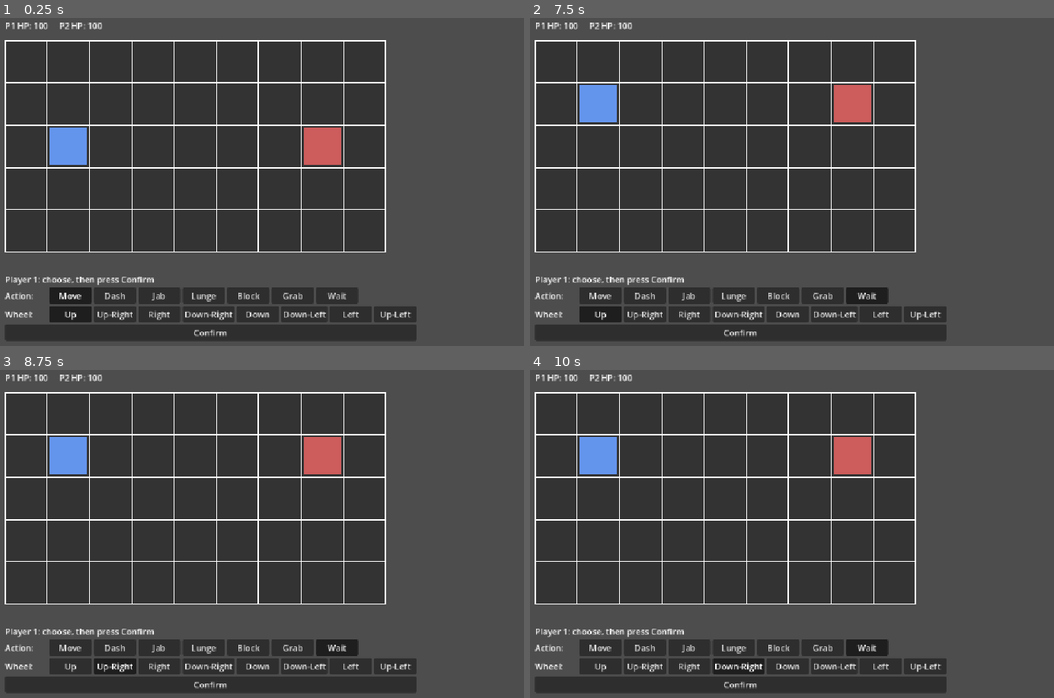
Above: before the commit, frames 1-4 (two rows, left to right).
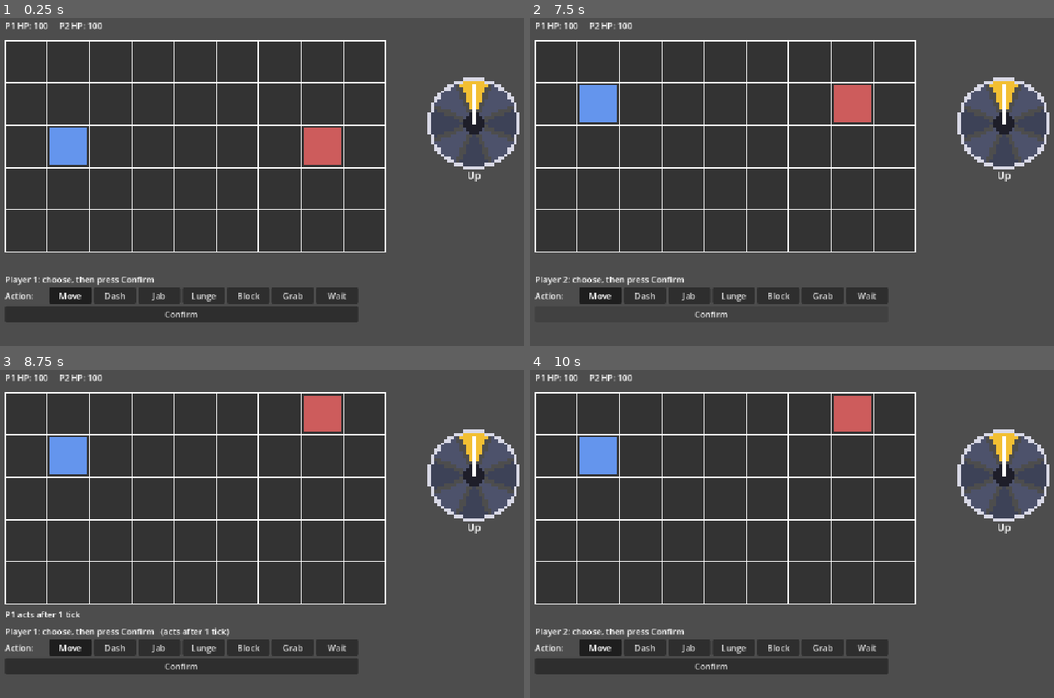
Above: after the commit, the same moments.

Repository: chunaa44/StrategyFighter
Game: Godot game, scene res://scenes/main.tscn
Same seed, same stepped clock (60 frames per second), same inputs: the game is played once before the commit and once after it.
Inputs (mouse positions are in pixels of both pictures, inside the frame that each line leads up to):
- Up to frame 1 (0.25 s): no input
- Up to frame 2 (7.5 s): click "Confirm" at 0.5 s; click "Confirm" at 1.25 s; click "Move" at 2 s; click "Dash" at 2.75 s; click "Jab" at 3.5 s; click "Lunge" at 4.25 s; click "Block" at 5 s; click "Grab" at 5.75 s; click "Wait" at 6.5 s; click (598, 313) at 7.25 s, where only the run before the commit has a clickable "Up"
- Up to frame 3 (8.75 s): click (115, 665) at 8 s, where only the run before the commit has a clickable "Up-Right"
- Up to frame 4 (10 s): click (687, 665) at 8.75 s, where only the run before the commit has a clickable "Right"; click (739, 665) at 9.5 s, where only the run before the commit has a clickable "Down-Right"

The runs differ from the first frame. In frame 1, 7.8% of the frame differs, in the area x 0-100%, y 18-99%; in frame 2, 7.7%; in frame 3, 9.7%, in the area x 0-100%, y 7-99%; in frame 4, 9.4%.

Commit message:
Add pixel direction wheel.

Diff:
--- /dev/null
+++ b/scripts/direction_wheel.gd
@@ -0,0 +1,131 @@
+extends Control
+
+# one wheel cell is drawn as a PIXEL x PIXEL square
+const RADIUS = 14
+const PIXEL = 6
+const DEAD_ZONE = 3.5
+const GAP = 0.7
+const LABEL_HEIGHT = 28
+const LABEL_SIZE = 18
+
+const COLOR_RING = Color(0.85, 0.85, 0.9)
+const COLOR_CENTER = Color(0.12, 0.12, 0.16)
+const COLOR_SECTOR_A = Color(0.24, 0.26, 0.34)
+const COLOR_SECTOR_B = Color(0.3, 0.32, 0.42)
+const COLOR_HOVER = Color(0.45, 0.55, 0.8)
+const COLOR_SELECTED = Color(0.95, 0.75, 0.2)
+const COLOR_NEEDLE = Color(1.0, 1.0, 1.0)
+
+var selected = 0
+var hover = -1
+
+
+func _ready():
+	var cells = RADIUS * 2 + 1
+	custom_minimum_size = Vector2(cells * PIXEL, cells * PIXEL + LABEL_HEIGHT)
+	size = custom_minimum_size
+	mouse_exited.connect(on_mouse_exited)
+
+
+func select(index):
+	selected = index
+	queue_redraw()
+
+
+func get_direction_name():
+	return Actions.DIRECTION_NAMES[selected]
+
+
+func _gui_input(event):
+	if event is InputEventMouseButton:
+		if event.button_index == MOUSE_BUTTON_LEFT and event.pressed:
+			pick_at(event.position)
+	elif event is InputEventMouseMotion:
+		hover = sector_at(event.position)
+		if event.button_mask & MOUSE_BUTTON_MASK_LEFT:
+			pick_at(event.position)
+		queue_redraw()
+
+
+func on_mouse_exited():
+	hover = -1
+	queue_redraw()
+
+
+func pick_at(pixel_position):
+	var index = sector_at(pixel_position)
+	if index != -1:
+		selected = index
+		queue_redraw()
+
+
+# -1 when the point is outside the wheel or on the dead centre
+func sector_at(pixel_position):
+	var middle = Vector2(RADIUS + 0.5, RADIUS + 0.5) * PIXEL
+	var offset = (pixel_position - middle) / PIXEL
+	var dist = offset.length()
+	if dist > RADIUS + 0.5 or dist < DEAD_ZONE:
+		return -1
+	return sector_of_offset(offset)
+
+
+# sectors start at Up and go clockwise, same order as Actions.DIRECTION_NAMES
+func sector_of_offset(offset):
+	var f = atan2(offset.x, -offset.y) / (PI / 4.0)
+	return posmod(roundi(f), 8)
+
+
+# cells on the line from the centre towards the selected direction
+func needle_cells():
+	var cells = {}
+	var direction = Actions.DIRECTION_VECTORS[selected]
+	for step in range(0, RADIUS):
+		var cell = direction * step
+		if Vector2(cell).length() > RADIUS - 1.5:
+			break
+		cells[cell] = true
+	return cells
+
+
+# null means the cell is left empty
+func cell_color(offset, dist, needle):
+	if dist > RADIUS - 0.5:
+		return COLOR_RING
+	if needle.has(Vector2i(offset)):
+		return COLOR_NEEDLE
+	if dist < DEAD_ZONE:
+		return COLOR_CENTER
+
+	var f = atan2(offset.x, -offset.y) / (PI / 4.0)
+	var edge_distance = (0.5 - absf(f - roundf(f))) * (PI / 4.0) * dist
+	if edge_distance < GAP:
+		return null
+
+	var index = posmod(roundi(f), 8)
+	if index == selected:
+		return COLOR_SELECTED
+	if index == hover:
+		return COLOR_HOVER
+	if index % 2 == 0:
+		return COLOR_SECTOR_A
+	return COLOR_SECTOR_B
+
+
+func _draw():
+	var cells = RADIUS * 2 + 1
+	var needle = needle_cells()
+
+	for cy in range(cells):
+		for cx in range(cells):
+			var offset = Vector2(cx - RADIUS, cy - RADIUS)
+			var dist = offset.length()
+			if dist > RADIUS + 0.5:
+				continue
+			var color = cell_color(offset, dist, needle)
+			if color == null:
+				continue
+			draw_rect(Rect2(Vector2(cx, cy) * PIXEL, Vector2(PIXEL, PIXEL)), color, true)
+
+	var font = ThemeDB.fallback_font
+	var label_position = Vector2(0, cells * PIXEL + LABEL_SIZE)
+	draw_string(font, label_position, get_direction_name(), HORIZONTAL_ALIGNMENT_CENTER, cells * PIXEL, LABEL_SIZE, Color.WHITE)
--- a/scripts/pick_screen.gd
+++ b/scripts/pick_screen.gd
@@ -1,6 +1,11 @@
 extends Control
 
 signal both_picked(pick1, pick2)
+
+const DirectionWheel = preload("res://scripts/direction_wheel.gd")
+
+const BOX_POSITION = Vector2(100, 490)
+const WHEEL_POSITION = Vector2(900, 120)
 
 var current_player = 1
 var pick1 = {}
@@ -9,28 +14,30 @@
 var notes = ["", ""]
 
 var action_group = ButtonGroup.new()
-var wheel_group = ButtonGroup.new()
 
 var title_label
 var confirm_button
+var wheel
 
 
 func _ready():
-	position = Vector2(100, 490)
-
 	var box = VBoxContainer.new()
+	box.position = BOX_POSITION
 	add_child(box)
 
 	title_label = Label.new()
 	box.add_child(title_label)
 
 	make_row(box, "Action:", ["Move", "Dash", "Jab", "Lunge", "Block", "Grab", "Wait"], action_group)
-	make_row(box, "Wheel:", Actions.DIRECTION_NAMES, wheel_group)
 
 	confirm_button = Button.new()
 	confirm_button.text = "Confirm"
 	confirm_button.pressed.connect(on_confirm_pressed)
 	box.add_child(confirm_button)
+
+	wheel = DirectionWheel.new()
+	wheel.position = WHEEL_POSITION
+	add_child(wheel)
 
 
 func make_row(parent, row_name, options, group):
@@ -53,7 +60,7 @@
 
 func reset_selection():
 	action_group.get_buttons()[0].button_pressed = true
-	wheel_group.get_buttons()[0].button_pressed = true
+	wheel.select(0)
 
 
 # only the players who need to choose are asked, the others keep their queued pick
@@ -87,7 +94,7 @@
 func on_confirm_pressed():
 	var pick = {}
 	pick["action"] = action_group.get_pressed_button().text
-	pick["wheel"] = wheel_group.get_pressed_button().text
+	pick["wheel"] = wheel.get_direction_name()
 
 	if current_player == 1:
 		pick1 = pick
Not shown, added: scripts/direction_wheel.gd.uid
